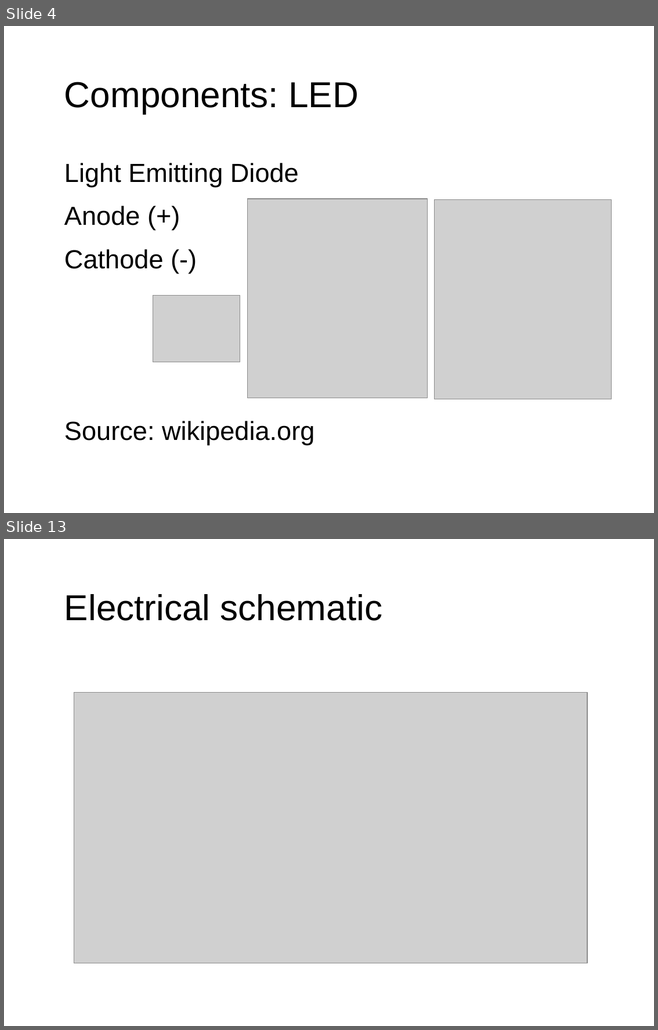
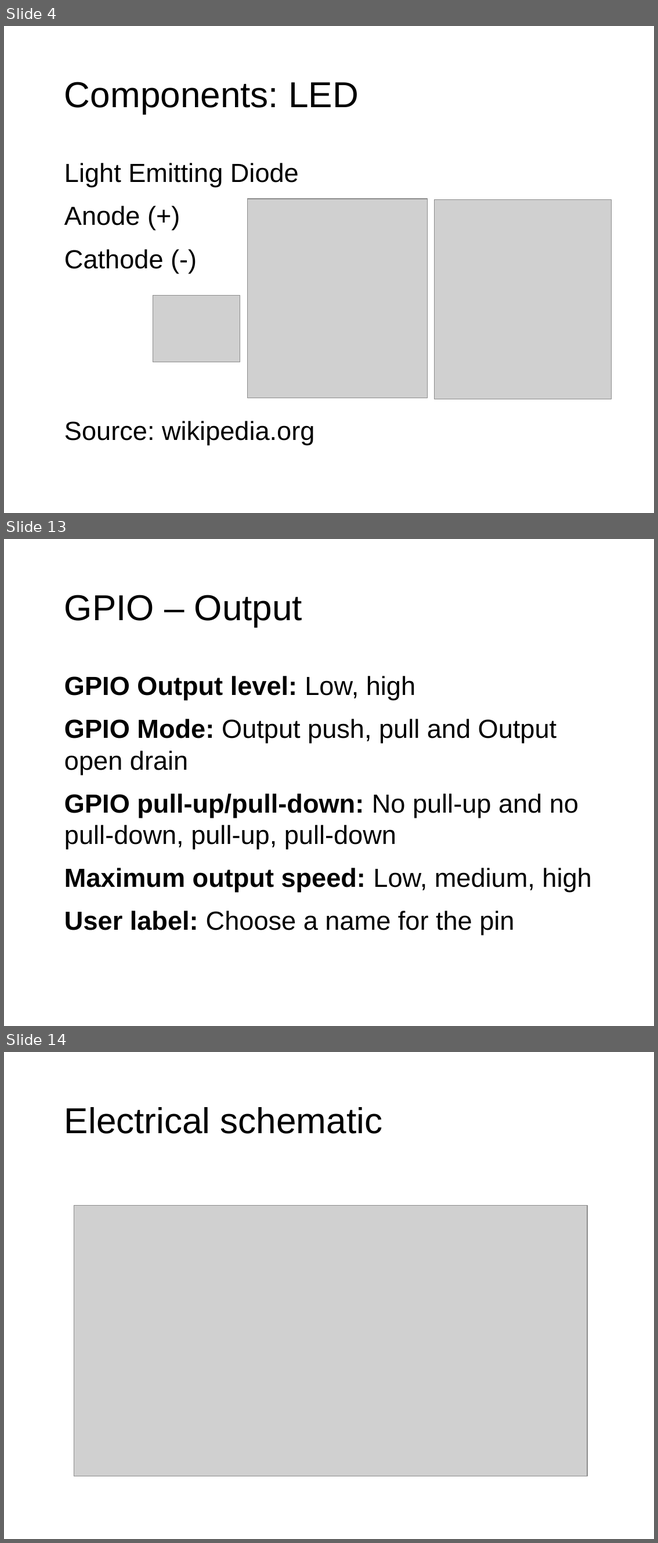
Before and after one commit to exclude-stm32course/Project-1, a slide deck: Docs/lecture.odp. Shown one above the other, each under a label of ours: slides 4 and 13 before the commit, slides 4, 13 and 14 after it; the slides between them are not shown. The pictures are 658x1030 and 658x1543 pixels, drawn with LibreOffice and Linux fonts; fonts in the diff are those of the drawing; grey boxes stand for pictures; background and template pictures are left out. Boxes give left, top, right and bottom in pixels: in the first picture for what was removed or moved away, otherwise in the second. Text is boxed around its words. In the diff, an @@ line names an element or a change of style, - is before the commit and + after.

```diff
--- a/Docs/lecture.odp
+++ b/Docs/lecture.odp
@@ slide 13 added at <box>4,539,654,1026</box>, background picture (left out) @@
@@ title added at <box>64,595,302,627</box>, 44 pt, text #000000 @@
+● GPIO – Output
@@ text added at <box>64,676,591,935</box>, 32 pt, text #000000 @@
+● GPIO Output level: Low, high
+● GPIO Mode: Output push, pull and Output open drain
+● GPIO pull-up/pull-down: No pull-up and no pull-down, pull-up, pull-down
+● Maximum output speed: Low, medium, high
+● User label: Choose a name for the pin
@@ what was slide 13 is now slide 14 @@
```
Also in this commit, not shown: 10 slides changed, 26 other files.
